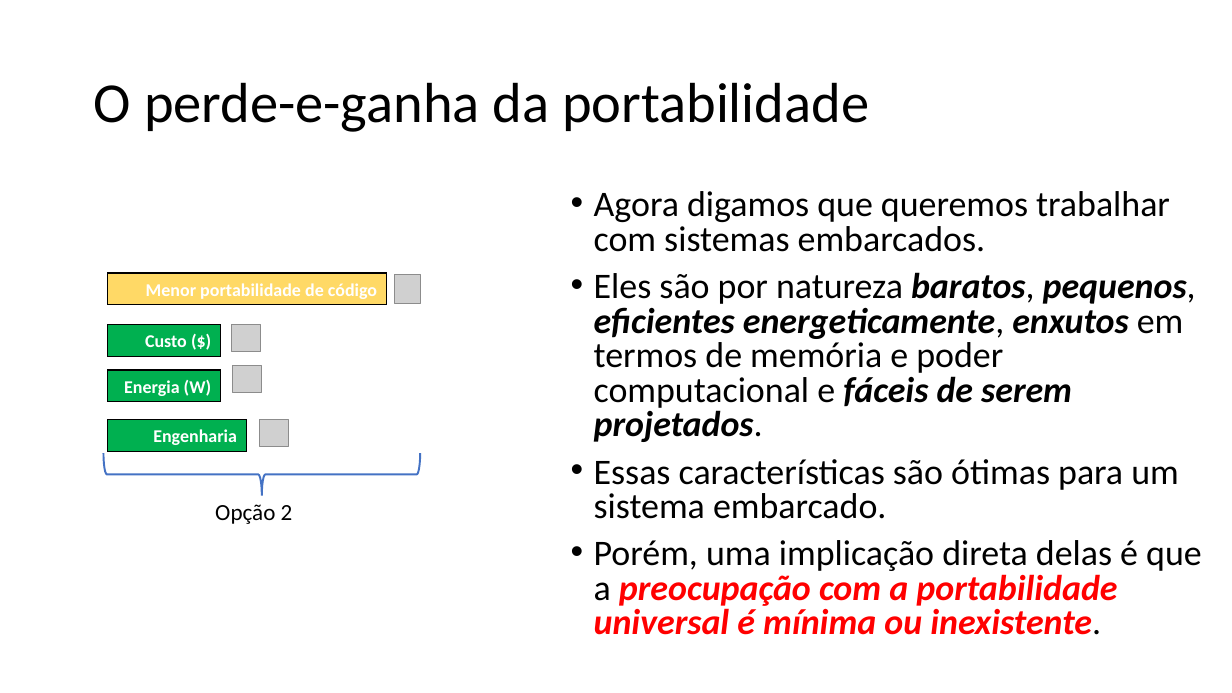
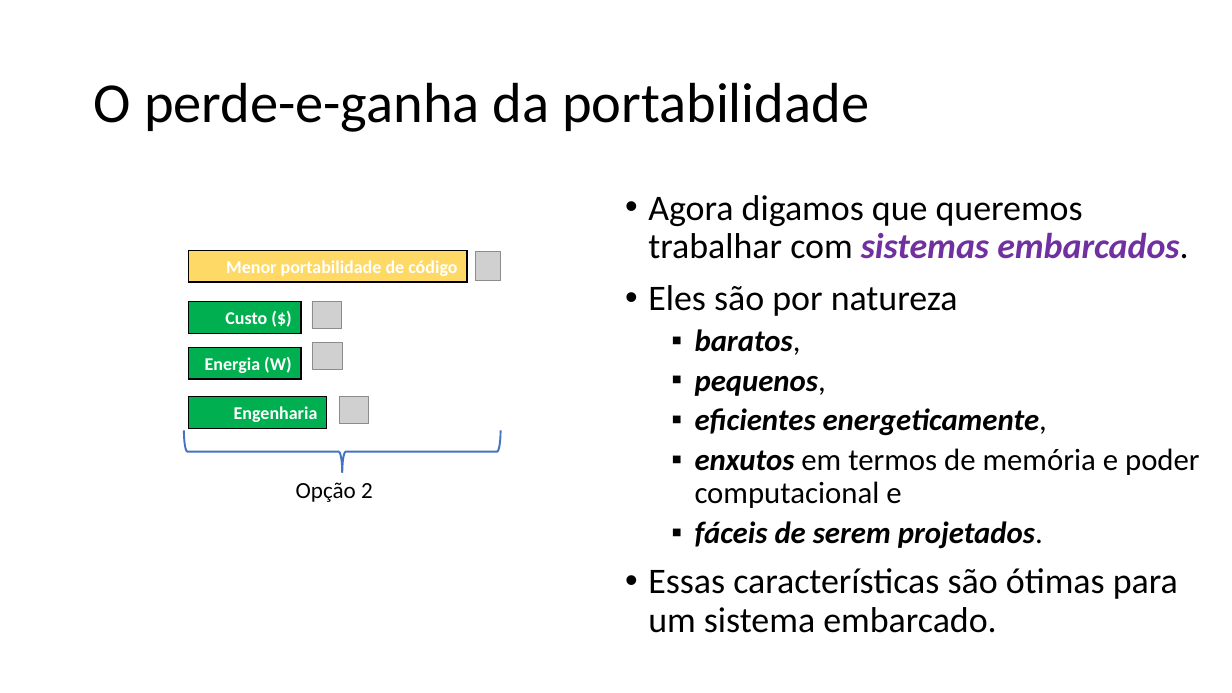
Before and after one commit to zz4fap/tp557-iot-ml, a slide deck: slide 44 of slides/TP557_2_Desafios_do_TinyML_sistemas_embarcados.pptx (slide 41 before the commit). Drawn at 1232x693 pixels with LibreOffice and Linux fonts; fonts in the diff are those of the drawing; grey boxes stand for pictures. Boxes give left, top, right and bottom in pixels: in the first picture for what was removed or moved away, otherwise in the second. Text is boxed around its words. In the diff, an @@ line names an element or a change of style, - is before the commit and + after.

Commit message:
update of slides

```diff
--- a/slides/TP557_2_Desafios_do_TinyML_sistemas_embarcados.pptx
+++ b/slides/TP557_2_Desafios_do_TinyML_sistemas_embarcados.pptx
@@ text "Agora digamos que queremos trabalhar ...": place and size @@
-text "Agora digamos que queremos trabalhar ..." at <box>594,191,1202,635</box>
+text "Agora digamos que queremos trabalhar ..." at <box>648,195,1200,633</box>
@@ text at <box>648,195,1188,633</box>: text colour #000000 to #7030A0, bold on, italic on in "sistemas embarcados."; line spacing 0.8 to 0.9 @@
@@ text at <box>648,285,1200,549</box>: text changed; size 28 to 24 pt @@
-• Eles são por natureza baratos, pequenos, eficientes energeticamente, enxutos em termos de memória e poder computacional e fáceis de serem projetados.
+• Eles são por natureza
+  ▪ baratos,
+  ▪ pequenos,
+  ▪ eficientes energeticamente,
+  ▪ enxutos em termos de memória e poder computacional e
+  ▪ fáceis de serem projetados.
@@ 2 rectangles, 1 picture: place and size @@
-2 rectangles, 1 picture at <box>108,324,262,401</box>
+2 rectangles, 1 picture at <box>189,302,342,379</box>
@@ 3 pictures, 2 rectangles, 1 text, 1 left brace: place and size @@
-3 pictures, 2 rectangles, 1 text, 1 left brace at <box>103,274,420,524</box>
+3 pictures, 2 rectangles, 1 text, 1 left brace at <box>183,250,500,502</box>
@@ text at <box>594,540,1202,635</box>: paragraph removed @@
-• Porém, uma implicação direta delas é que a preocupação com a portabilidade universal é mínima ou inexistente.
```
Also in this commit, not shown: 24 other slides changed, 4 slides added, 1 other file.
